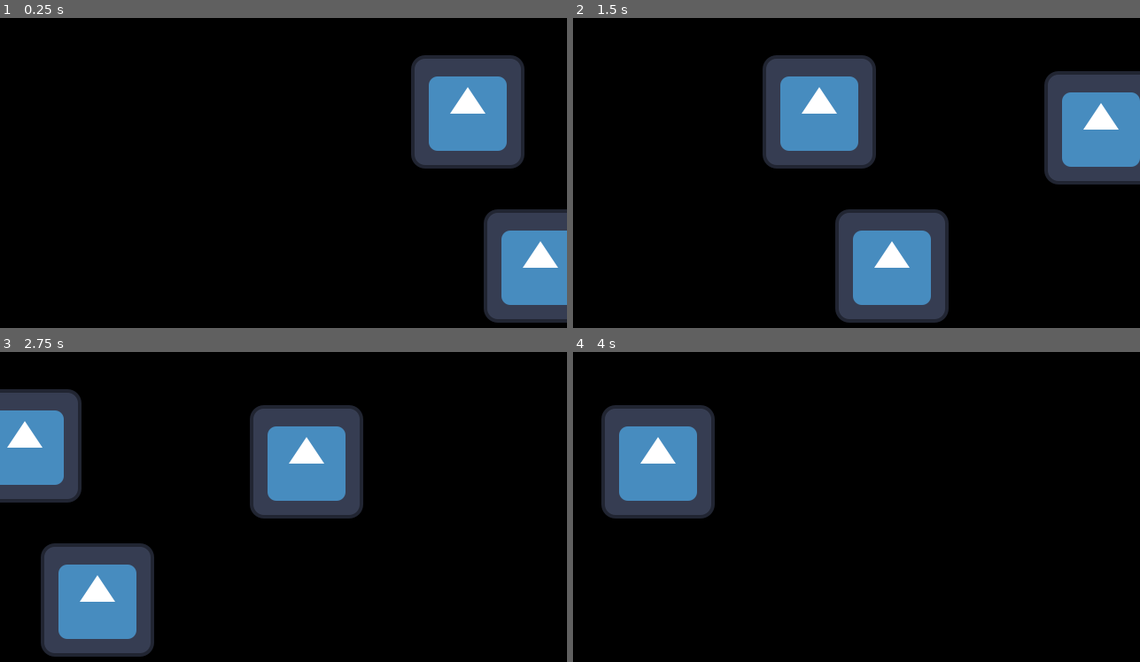
Above: before the commit, frames 1-4 (two rows, left to right).
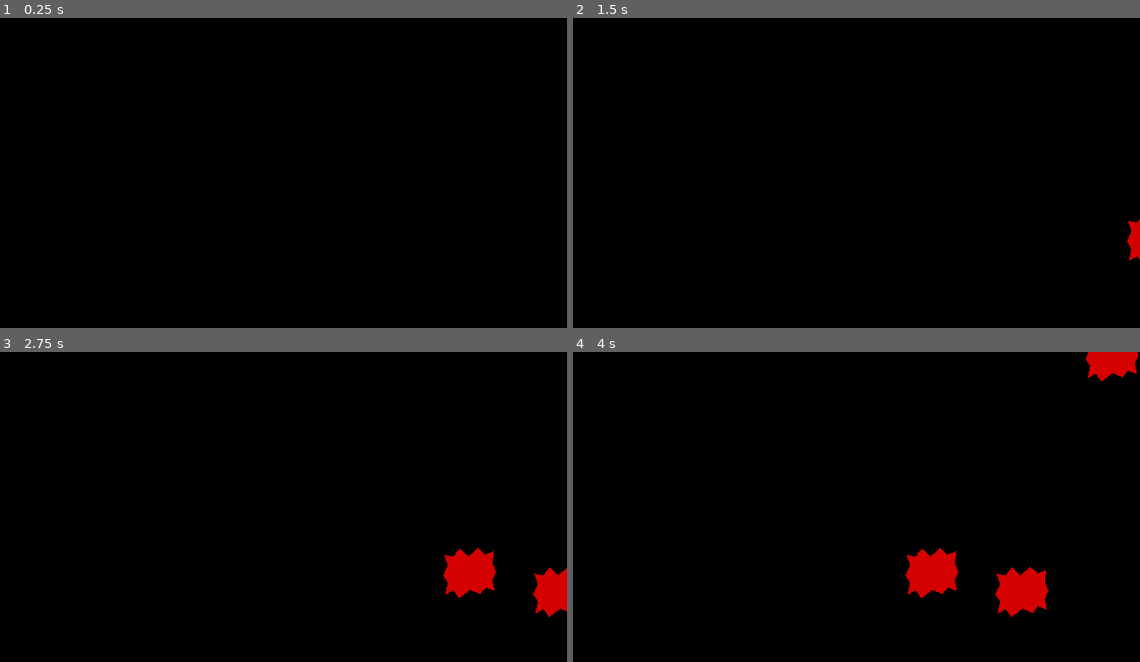
Above: after the commit, the same moments.

Repository: ArtfulJW/GGJ2024_UltimateGameJamGang
Game: Godot game, scene res://main.tscn
Same seed, same stepped clock (60 frames per second), same inputs: the game is played once before the commit and once after it. The engine's default icon, where the game draws it, is replaced by a stand-in: a white triangle on a blue panel in a dark square.
Inputs:
- Up to frame 1 (0.25 s): no input
- Up to frame 2 (1.5 s): no input
- Up to frame 3 (2.75 s): no input
- Up to frame 4 (4 s): no input

The runs differ from the first frame. In frame 1, 13% of the frame differs, in the area x 72-100%, y 12-99%; in frame 2, 21%; in frame 3, 21%, in the area x 0-100%, y 12-99%; in frame 4, 10%.

Commit message:
Thoughts spawn on screen

Diff:
--- a/Thoughts/thought_object.gd
+++ b/Thoughts/thought_object.gd
@@ -10,3 +10,5 @@
 # Called every frame. 'delta' is the elapsed time since the previous frame.
 func _process(delta):
 	position.x -= speed * delta * GlobalData.world_speed
+	if position.x < 0:
+		queue_free()
--- a/Thoughts/thought_object.tscn
+++ b/Thoughts/thought_object.tscn
@@ -1,20 +1,22 @@
 [gd_scene load_steps=4 format=3 uid="uid://f0l81pxaoux6"]
 
 [ext_resource type="Script" path="res://Thoughts/thought_object.gd" id="1_4rwrn"]
-[ext_resource type="Texture2D" uid="uid://ci2g7wgulpew2" path="res://icon.svg" id="1_t7mof"]
+[ext_resource type="Texture2D" uid="uid://c5kgf54pxbc5s" path="res://Thoughts/temp_thought.png" id="2_2215e"]
 
 [sub_resource type="CircleShape2D" id="CircleShape2D_2xaor"]
-radius = 40.0
+radius = 16.0
 
 [node name="ThoughtObject" type="Area2D"]
 collision_layer = 2
 script = ExtResource("1_4rwrn")
 
 [node name="Sprite2D" type="Sprite2D" parent="."]
-position = Vector2(32, -32)
-scale = Vector2(0.5, 0.5)
-texture = ExtResource("1_t7mof")
+modulate = Color(0.835294, 0, 0, 1)
+position = Vector2(16, -16)
+scale = Vector2(0.0166667, 0.0233236)
+texture = ExtResource("2_2215e")
 
 [node name="CollisionShape2D" type="CollisionShape2D" parent="."]
-position = Vector2(32, -32)
+position = Vector2(16, -16)
+scale = Vector2(1, 1)
 shape = SubResource("CircleShape2D_2xaor")
--- /dev/null
+++ b/Thoughts/thought_spawner.gd
@@ -0,0 +1,25 @@
+extends Node2D
+
+@onready var spawn_timer = $SpawnTimer
+
+var spawn_point = Vector2.ZERO
+var thought_prefab = preload("res://Thoughts/thought_object.tscn")
+
+# Called when the node enters the scene tree for the first time.
+func _ready():
+	randomize()
+	spawn_timer.start()
+
+
+# Called every frame. 'delta' is the elapsed time since the previous frame.
+func _process(delta):
+	if spawn_timer.time_left <= 0:
+		handle_spawn()
+
+func handle_spawn():
+	spawn_point.x = GlobalData.screen_size_x + 16
+	spawn_point.y = randf_range(0, GlobalData.screen_size_y)
+	var new_thought = thought_prefab.instantiate()
+	new_thought.position = spawn_point
+	add_child(new_thought)
+	spawn_timer.start()
--- /dev/null
+++ b/Thoughts/thought_spawner.tscn
@@ -0,0 +1,9 @@
+[gd_scene load_steps=2 format=3 uid="uid://dlb28bmmmfoux"]
+
+[ext_resource type="Script" path="res://Thoughts/thought_spawner.gd" id="1_ucpfk"]
+
+[node name="ThoughtSpawner" type="Node2D"]
+script = ExtResource("1_ucpfk")
+
+[node name="SpawnTimer" type="Timer" parent="."]
+one_shot = true
--- a/global_data.gd
+++ b/global_data.gd
@@ -1,3 +1,7 @@
 extends Node
 
-var world_speed = 10
+var world_speed = 5
+
+# there's probably a way to find this automatically
+var screen_size_x = 320
+var screen_size_y = 180
--- a/main.tscn
+++ b/main.tscn
@@ -1,14 +1,7 @@
 [gd_scene load_steps=2 format=3 uid="uid://cciyqadskau8h"]
 
-[ext_resource type="PackedScene" uid="uid://f0l81pxaoux6" path="res://Thoughts/thought_object.tscn" id="1_y5jm0"]
+[ext_resource type="PackedScene" uid="uid://dlb28bmmmfoux" path="res://Thoughts/thought_spawner.tscn" id="1_meu4n"]
 
 [node name="Main" type="Node2D"]
 
-[node name="ThoughtObject" parent="." instance=ExtResource("1_y5jm0")]
-position = Vector2(257, 85)
-
-[node name="ThoughtObject3" parent="." instance=ExtResource("1_y5jm0")]
-position = Vector2(416, 94)
-
-[node name="ThoughtObject2" parent="." instance=ExtResource("1_y5jm0")]
-position = Vector2(298, 172)
+[node name="ThoughtSpawner" parent="." instance=ExtResource("1_meu4n")]
--- a/project.godot
+++ b/project.godot
@@ -26,6 +26,7 @@
 window/size/window_width_override=1280
 window/size/window_height_override=720
 window/stretch/mode="canvas_items"
+window/layer_3="World"
 
 [layer_names]
 
Binary file added: Thoughts/temp_thought.png
Not shown, added: Thoughts/temp_thought.png.import
